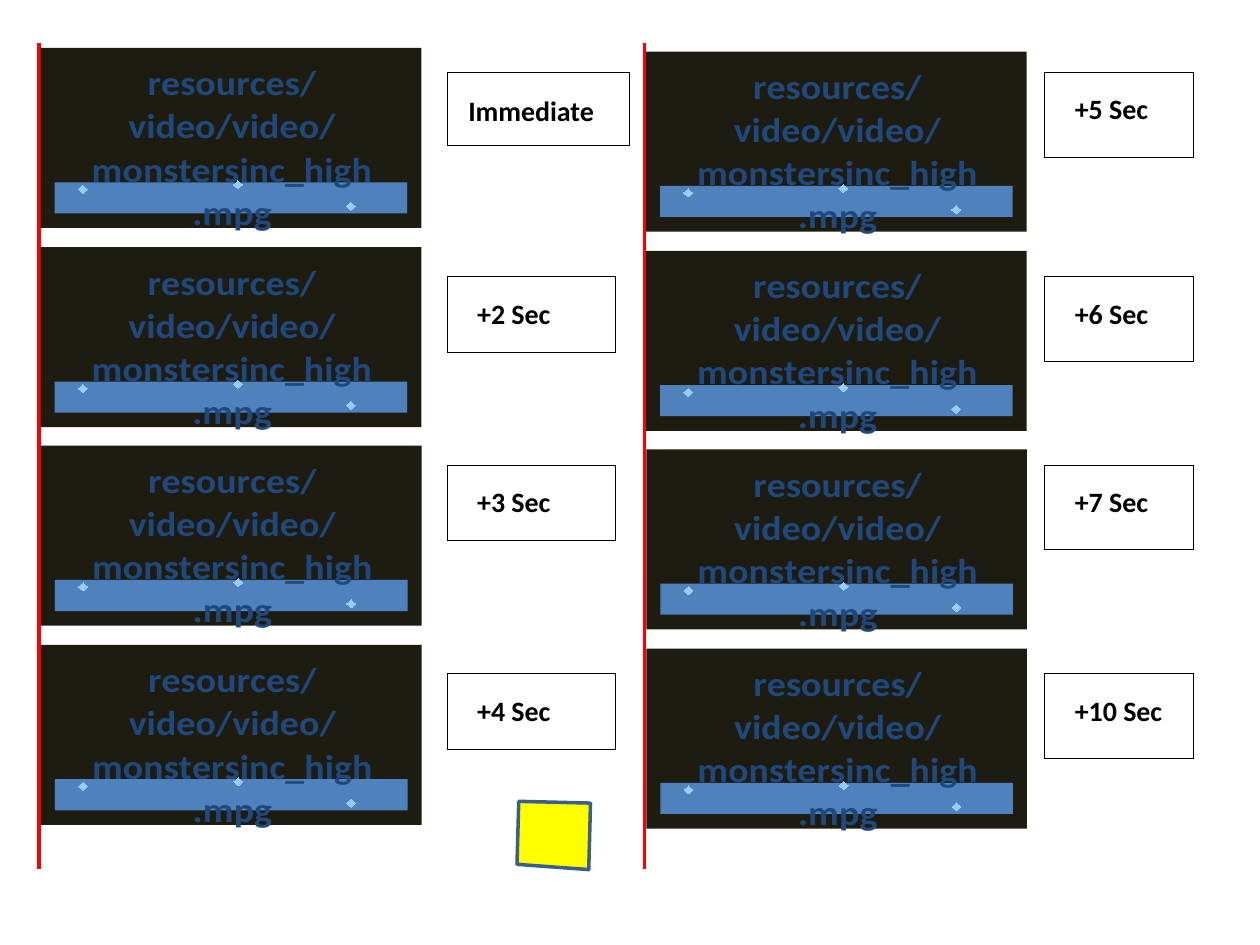
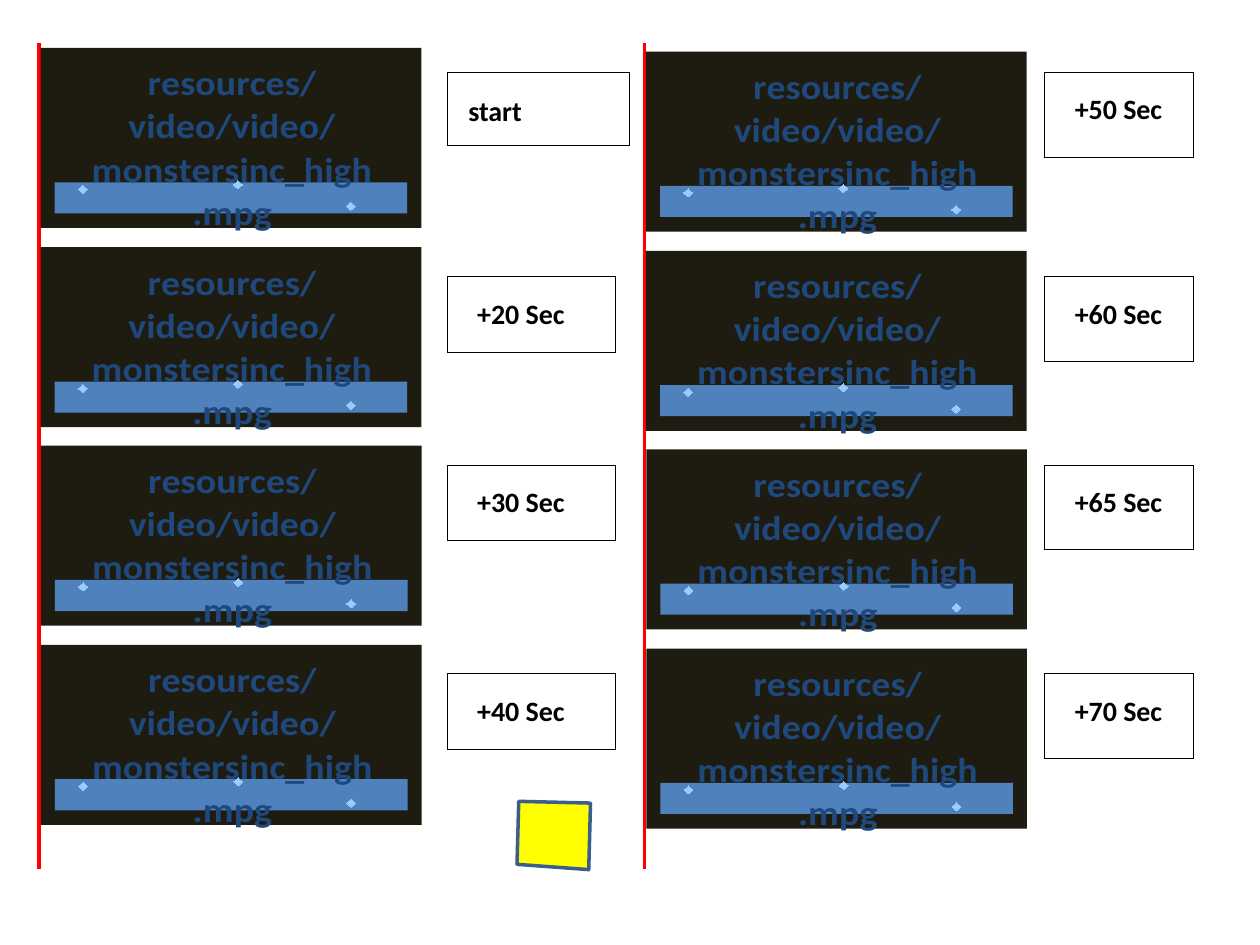
Before and after one commit to D6Digital/SWENGFrame, a slide deck: slide 4 of github resources/GUITEST.pptm. Drawn at 1260x945 pixels with LibreOffice and Linux fonts; fonts in the diff are those of the drawing. Boxes give left, top, right and bottom in pixels: in the first picture for what was removed or moved away, otherwise in the second. Text is boxed around its words. In the diff, an @@ line names an element or a change of style, - is before the commit and + after.

```diff
--- a/github resources/GUITEST.pptm
+++ b/github resources/GUITEST.pptm
@@ text at (468,103,522,122): text changed @@
-Immediate
+start
@@ text at (1075,100,1162,120): text changed @@
-+5 Sec
++50 Sec
@@ text at (477,305,565,325): text changed @@
-+2 Sec
++20 Sec
@@ text at (1075,305,1162,325): text changed @@
-+6 Sec
++60 Sec
@@ text at (477,493,565,513): text changed @@
-+3 Sec
++30 Sec
@@ text at (1075,493,1162,513): text changed @@
-+7 Sec
++65 Sec
@@ text at (477,702,565,722): text changed @@
-+4 Sec
++40 Sec
@@ text at (1075,702,1162,722): text changed @@
-+10 Sec
++70 Sec
```
Also in this commit, not shown: 2 other slides changed, 3 other files.
